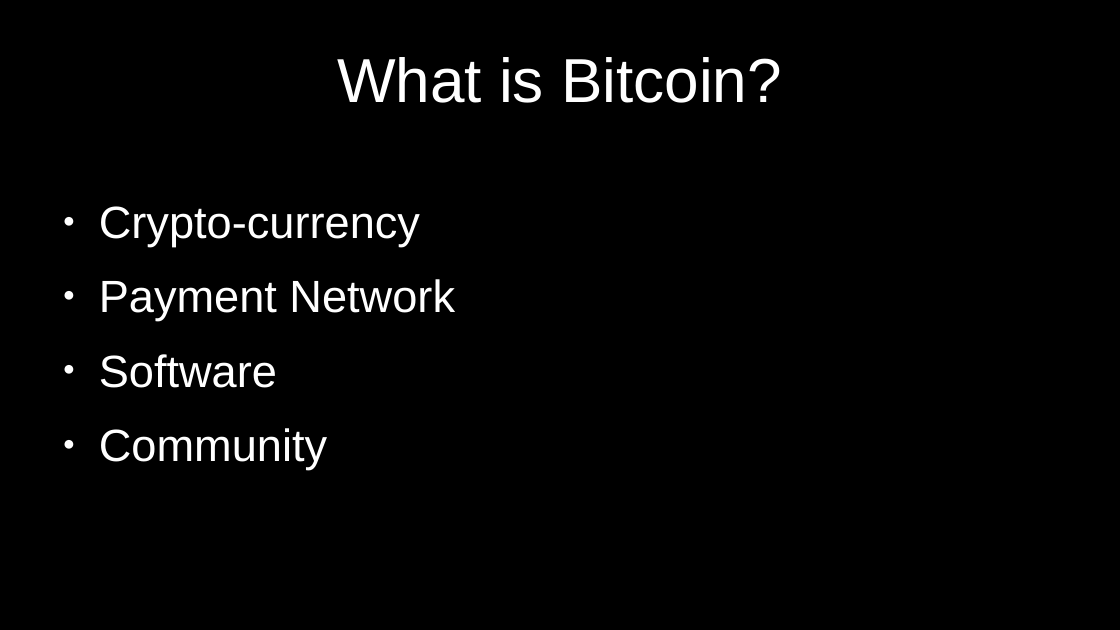
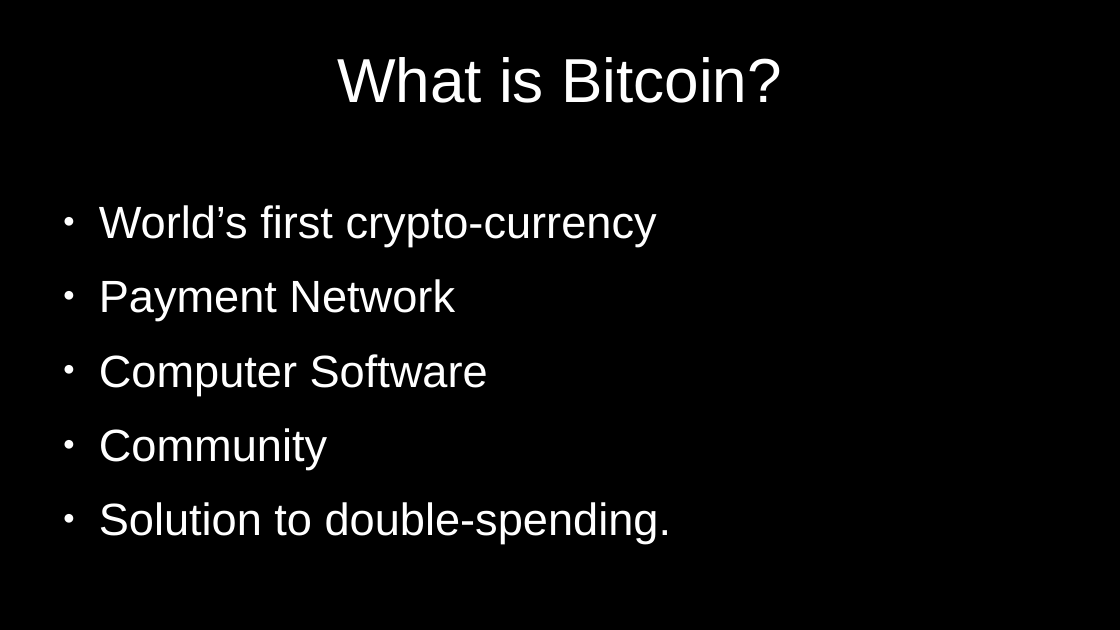
Before and after one commit to cmdruid/bitcoin-programming, a slide deck: slide 3 of slides/bitcoin-whitepaper-review.odp. Drawn at 1120x630 pixels with LibreOffice and Linux fonts; fonts in the diff are those of the drawing. Boxes give left, top, right and bottom in pixels: in the first picture for what was removed or moved away, otherwise in the second. Text is boxed around its words. In the diff, an @@ line names an element or a change of style, - is before the commit and + after.

```diff
--- a/slides/bitcoin-whitepaper-review.odp
+++ b/slides/bitcoin-whitepaper-review.odp
@@ text at <box>99,205,657,247</box>: text changed @@
-● Crypto-currency
+● World’s first crypto-currency
@@ text at <box>99,354,488,395</box>: text changed @@
-● Software
+● Computer Software
@@ text at <box>99,502,671,544</box>: paragraph added @@
+● Solution to double-spending.
```
Also in this commit, not shown: 1 other slide changed, 9 slides added, 1 slide removed, 7 other files.
